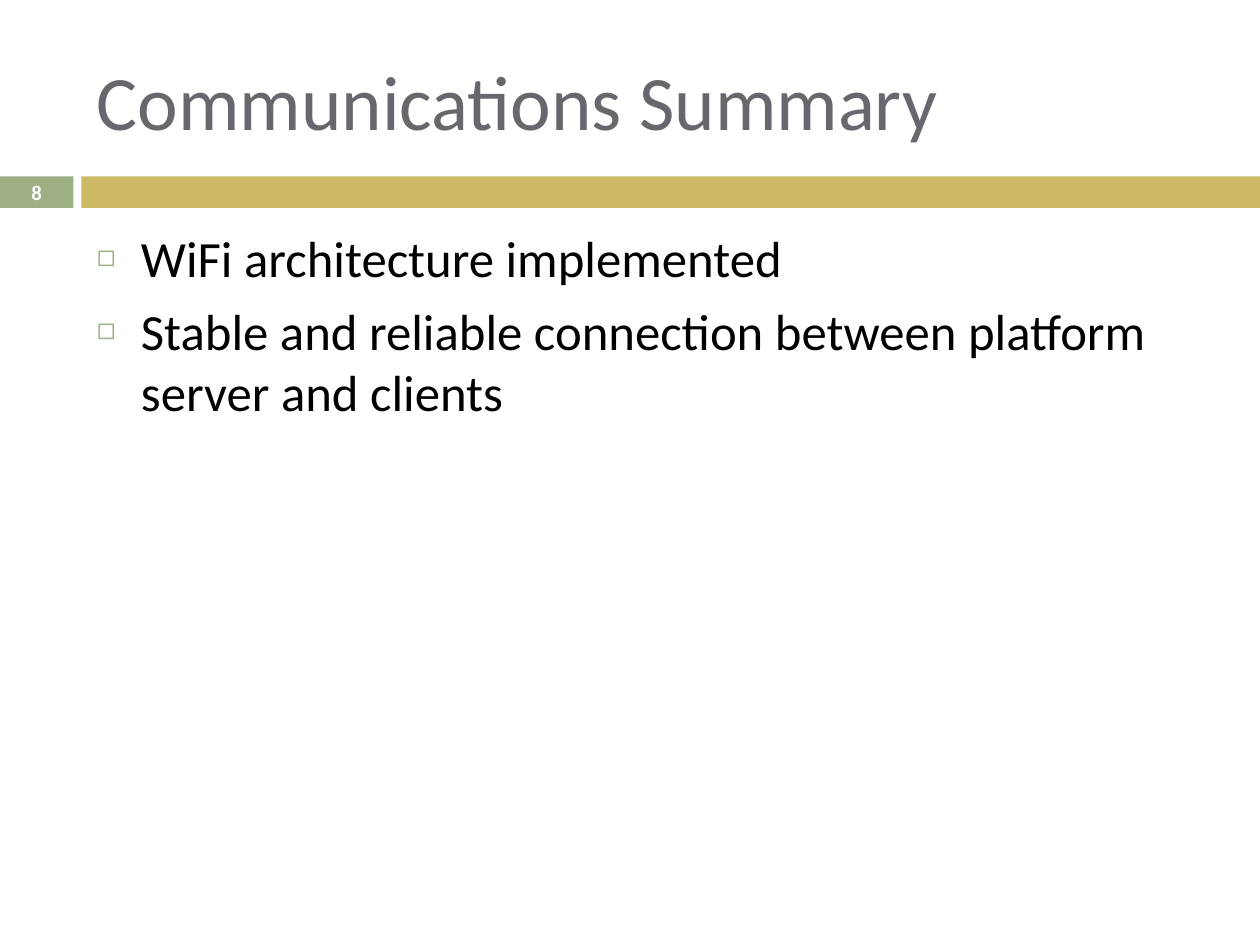
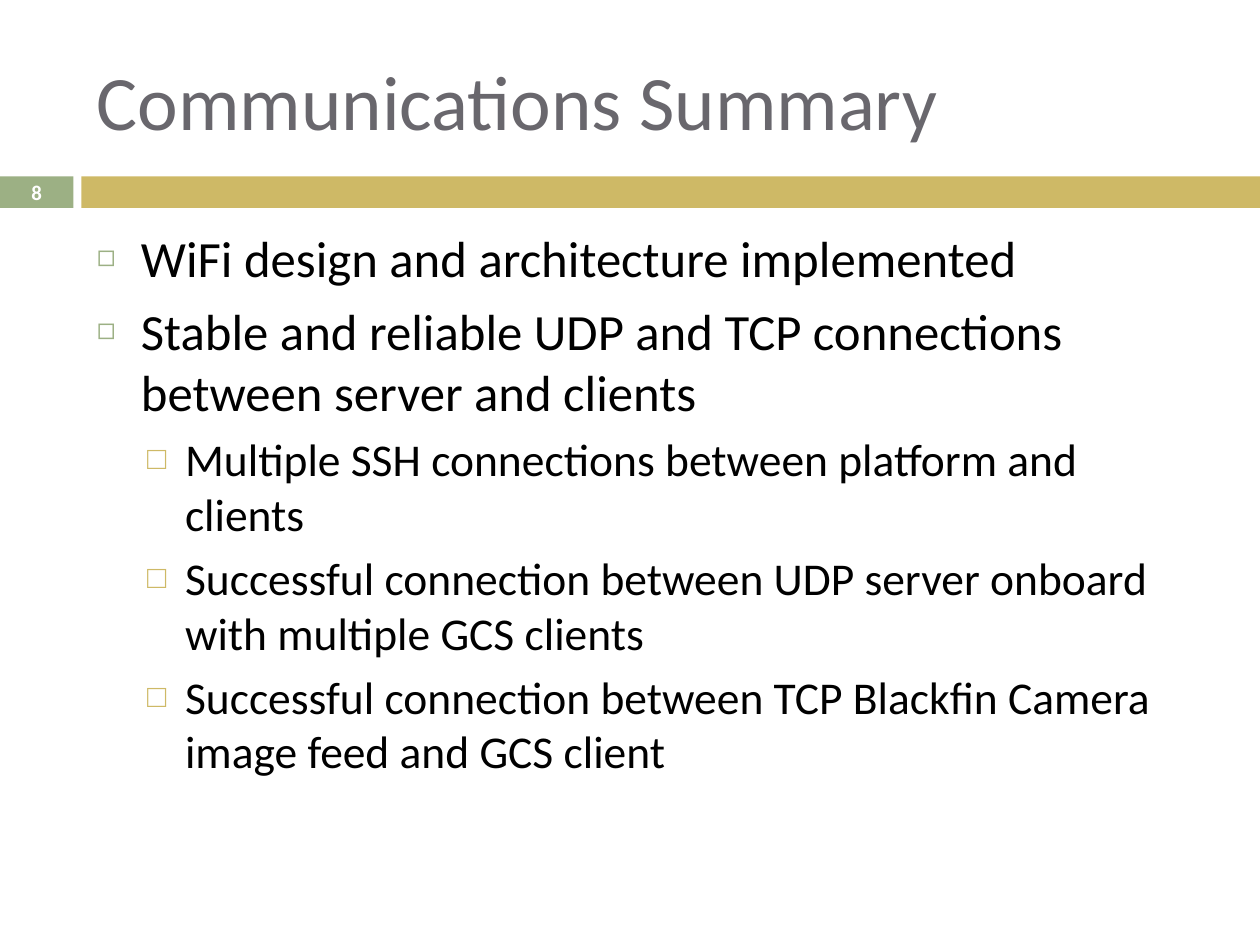
Before and after one commit to lijian8/ahns10, a slide deck: slide 8 of docproject/official_ahns/presentations/liam_semester1.pptx. Drawn at 1260x945 pixels with LibreOffice and Linux fonts; fonts in the diff are those of the drawing. Boxes give left, top, right and bottom in pixels: in the first picture for what was removed or moved away, otherwise in the second. Text is boxed around its words. In the diff, an @@ line names an element or a change of style, - is before the commit and + after.

```diff
--- a/docproject/official_ahns/presentations/liam_semester1.pptx
+++ b/docproject/official_ahns/presentations/liam_semester1.pptx
@@ text at bbox=[141, 241, 1150, 776]: text changed; size 29 to 26 pt @@
-◻ WiFi architecture implemented
-◻ Stable and reliable connection between platform server and clients
+◻ WiFi design and architecture implemented
+◻ Stable and reliable UDP and TCP connections between server and clients
+  □ Multiple SSH connections between platform and clients
+  □ Successful connection between UDP server onboard with multiple GCS clients
+  □ Successful connection between TCP Blackfin Camera image feed and GCS client
```
Also in this commit, not shown: 9 other slides changed.
